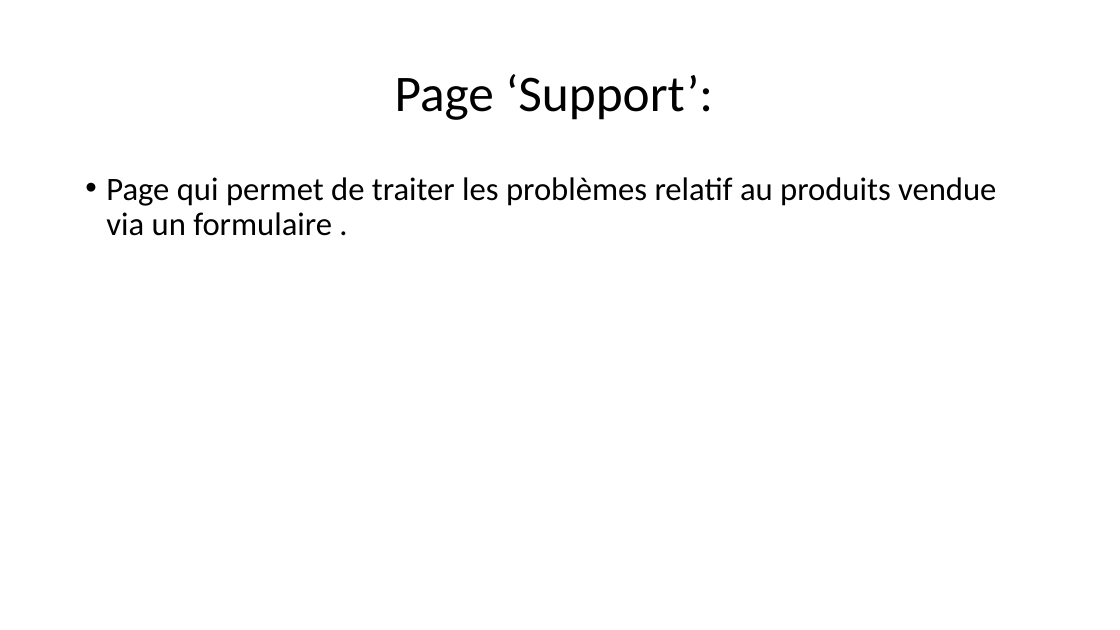
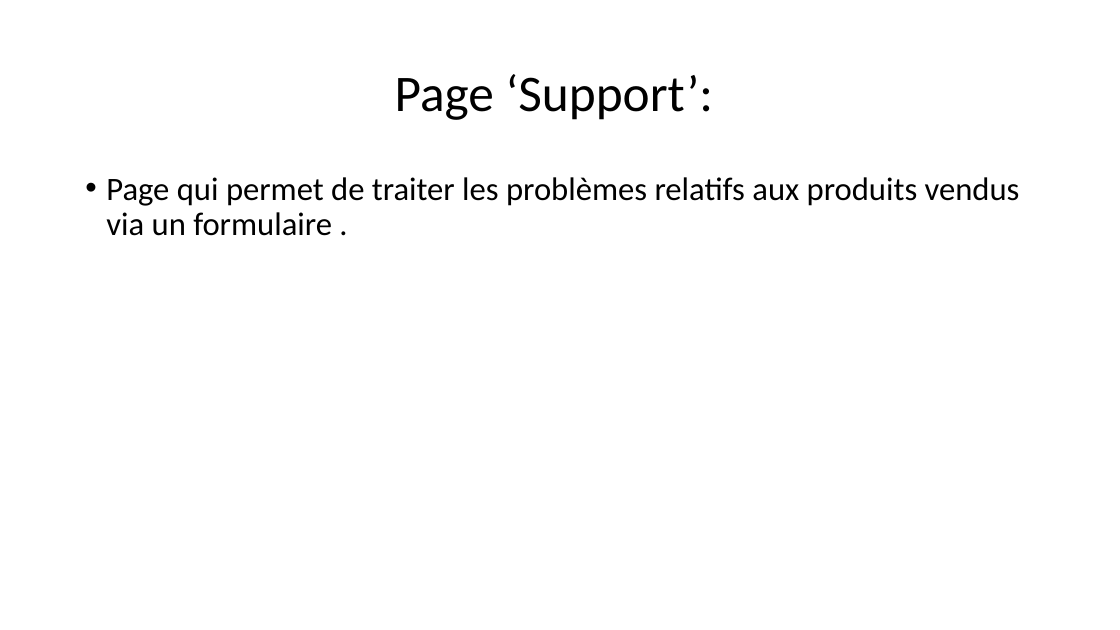
Before and after one commit to tmillot08/SimplonTech, a slide deck: slide 16 of SimplonTech.ppsx. Drawn at 1120x630 pixels with LibreOffice and Linux fonts; fonts in the diff are those of the drawing. Boxes give left, top, right and bottom in pixels: in the first picture for what was removed or moved away, otherwise in the second. Text is boxed around its words. In the diff, an @@ line names an element or a change of style, - is before the commit and + after.

```diff
--- a/SimplonTech.ppsx
+++ b/SimplonTech.ppsx
@@ text at <box>106,177,1020,236</box>: text changed @@
-• Page qui permet de traiter les problèmes relatif au produits vendue via un formulaire .
+• Page qui permet de traiter les problèmes relatifs aux produits vendus via un formulaire .
```
Also in this commit, not shown: 5 other slides changed.
